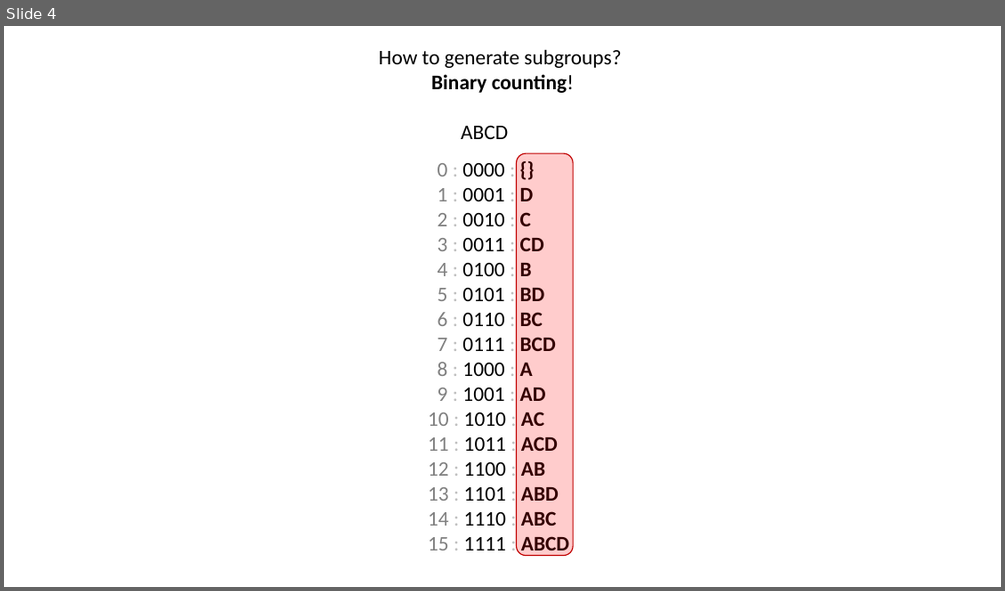
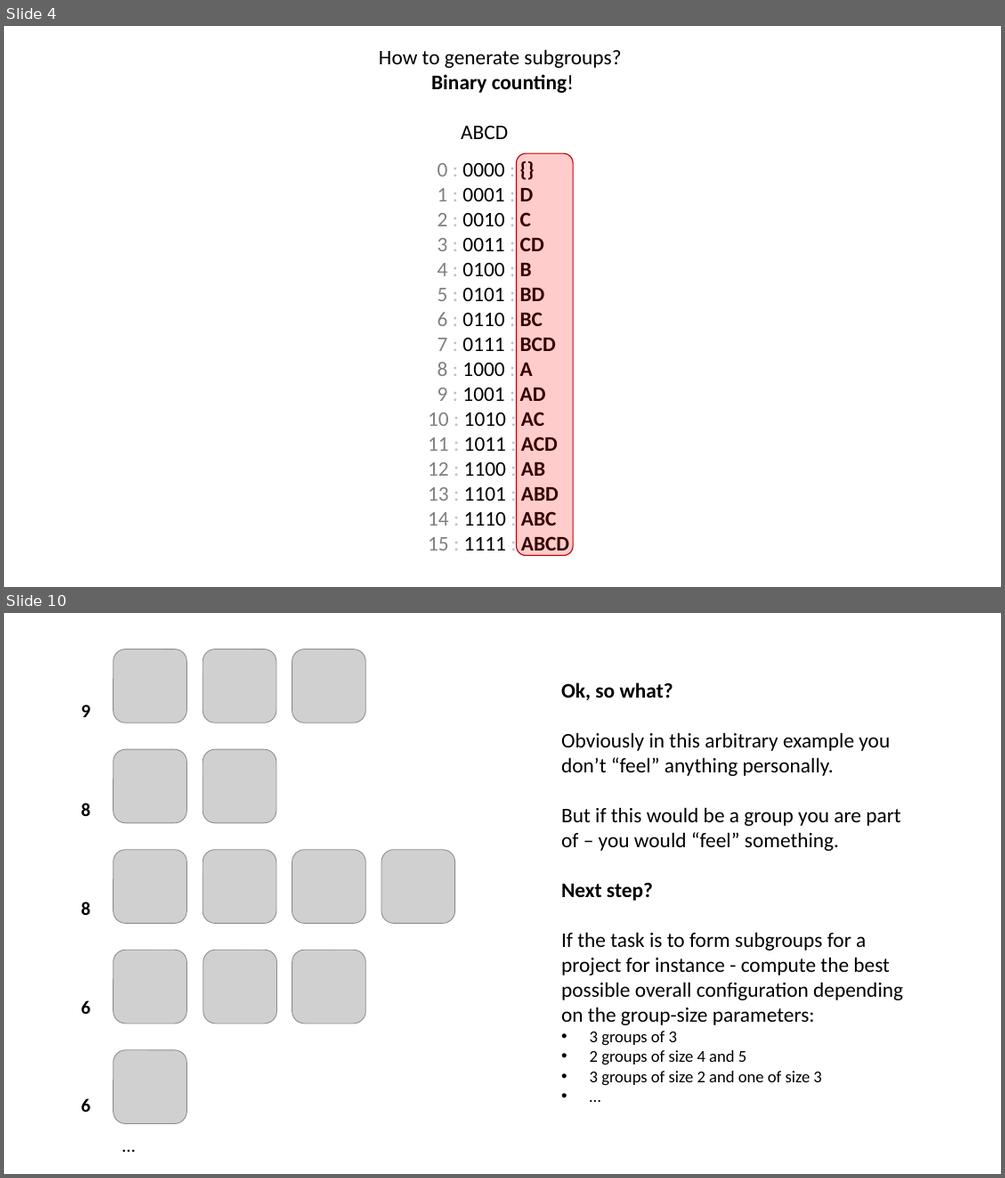
Before and after one commit to benjaminaaron/subgroups, a slide deck: presentation/presentation.pptx. Shown one above the other, each under a label of ours: slide 4 before the commit, slides 4 and 10 after it; the slides between them are not shown. The pictures are 1005x591 and 1005x1178 pixels, drawn with LibreOffice and Linux fonts; fonts in the diff are those of the drawing; grey boxes stand for pictures. Boxes give left, top, right and bottom in pixels: in the first picture for what was removed or moved away, otherwise in the second. Text is boxed around its words. In the diff, an @@ line names an element or a change of style, - is before the commit and + after.

```diff
--- a/presentation/presentation.pptx
+++ b/presentation/presentation.pptx
@@ slide 10 added at <box>4,613,1001,1174</box>, background #FFFFFF @@
@@ picture added at <box>291,649,365,722</box> @@
@@ text added at <box>561,682,903,1086</box>, 20 pt, text #000000 @@
+Ok, so what?
+Obviously in this arbitrary example you don’t “feel” anything personally.
+But if this would be a group you are part of – you would “feel” something.
+Next step?
+If the task is to form subgroups for a project for instance - compute the best possible overall configuration depending on the group-size parameters:
+• 3 groups of 3
+• 2 groups of size 4 and 5
+• 3 groups of size 2 and one of size 3
+• …
@@ text added at <box>81,705,91,1111</box>, 18 pt, text #000000, bold @@
+9
+8
+8
+6
+6
@@ group added at <box>202,649,276,1022</box>: 4 pictures @@
@@ picture added at <box>291,850,365,923</box> @@
@@ picture added at <box>381,850,455,923</box> @@
@@ picture added at <box>291,949,365,1022</box> @@
@@ group added at <box>113,649,186,1123</box>: 5 pictures @@
@@ text added at <box>114,1130,144,1159</box>, 18 pt, text #000000 @@
+…
```
Also in this commit, not shown: 2 slides changed, 6 other slides added, 2 slides removed, 1 other file.
